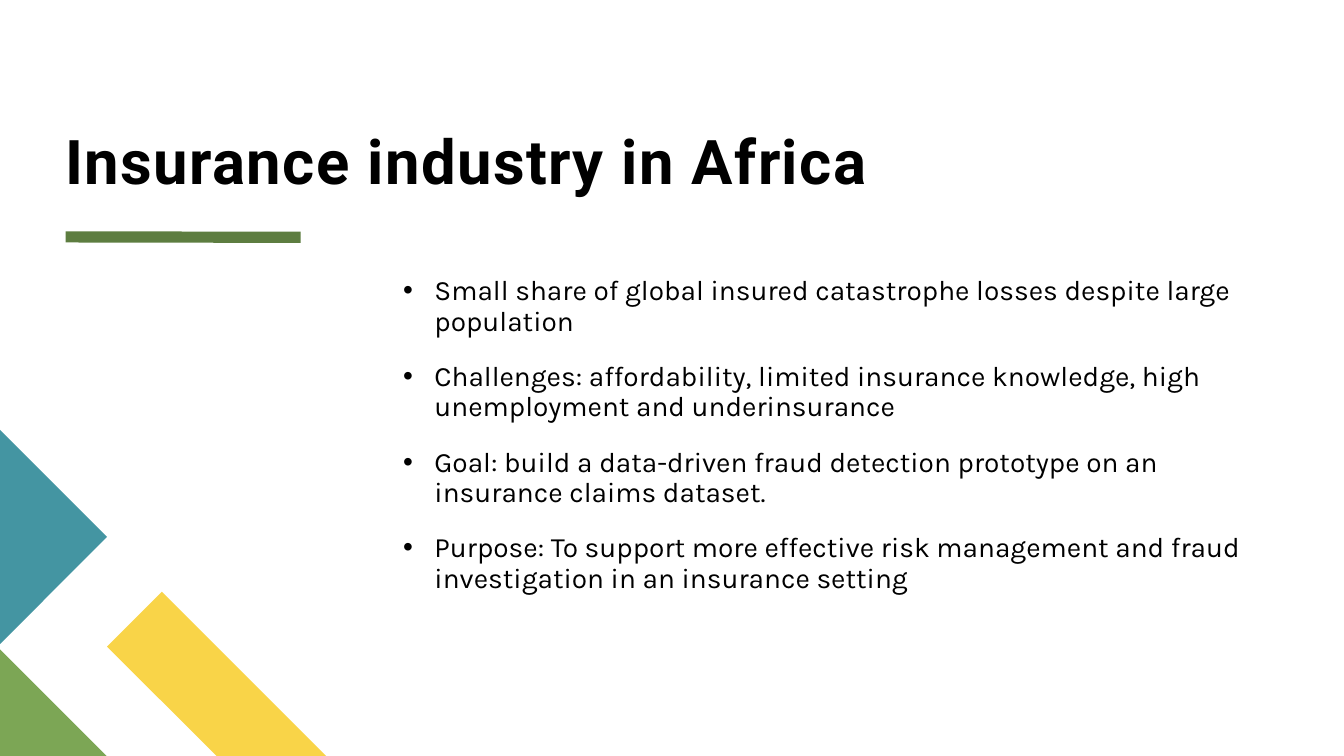
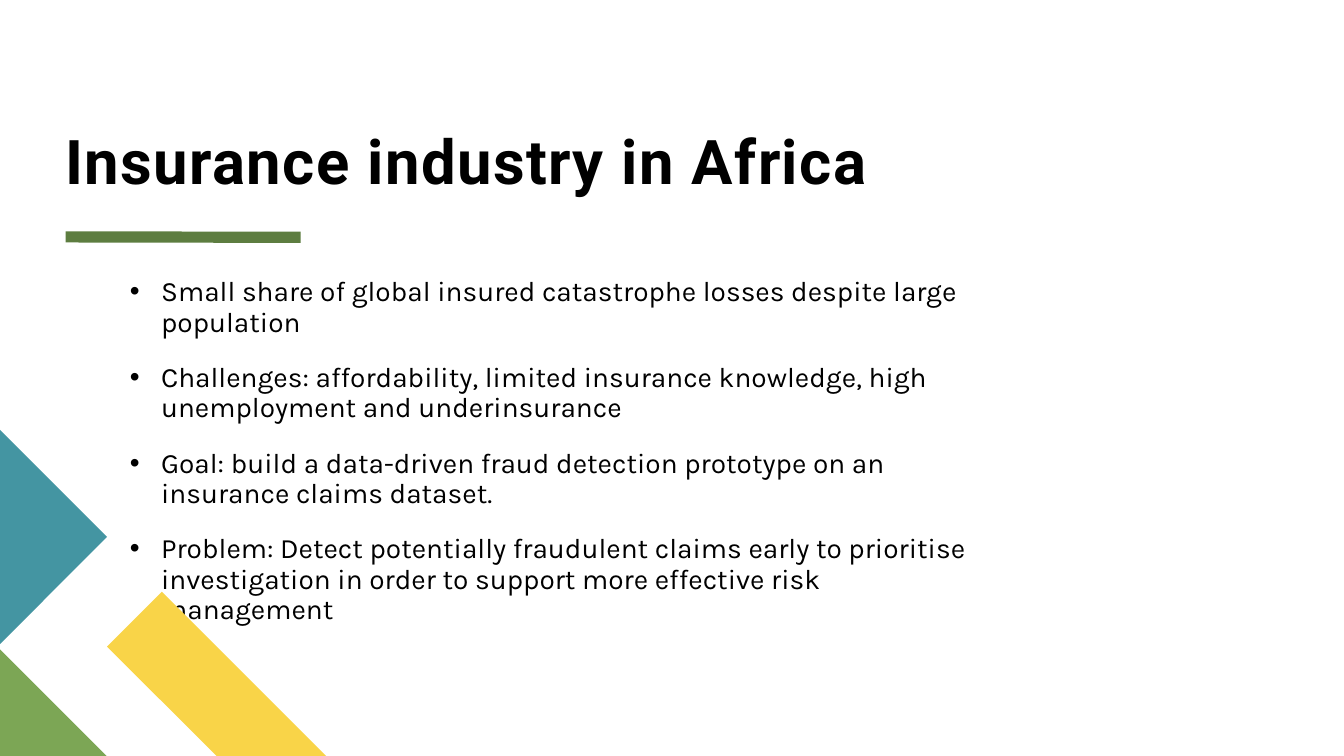
Before and after one commit to ADP777/Workplace-Project, a slide deck: slide 4 of CapStone Individual Project - A du Plooy.pptx. Drawn at 1344x756 pixels with LibreOffice and Linux fonts; fonts in the diff are those of the drawing. Boxes give left, top, right and bottom in pixels: in the first picture for what was removed or moved away, otherwise in the second. Text is boxed around its words. In the diff, an @@ line names an element or a change of style, - is before the commit and + after.

```diff
--- a/CapStone Individual Project - A du Plooy.pptx
+++ b/CapStone Individual Project - A du Plooy.pptx
@@ text "Small share of global insured ...": place and size @@
-text "Small share of global insured ..." at [434, 280, 1240, 595]
+text "Small share of global insured ..." at [161, 281, 965, 627]
@@ text at [161, 538, 965, 627]: text changed @@
-• Purpose: To support more effective risk management and fraud investigation in an insurance setting
+• Problem: Detect potentially fraudulent claims early to prioritise investigation in order to support more effective risk management
```
Also in this commit, not shown: 11 other slides changed, 1 slide added, 2 other files.
